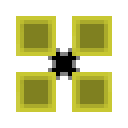
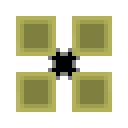
Comparing the layer stacks of the two 128x128 images. Changes:
painted on "Rectangle 1 copy" over <box>72,16,112,56</box>
painted on "Rectangle 1 copy 2" over <box>16,16,56,56</box>
painted on "Rectangle 1 copy 3" over <box>72,72,112,112</box>
painted on "Rectangle 1" over <box>16,72,56,112</box>
